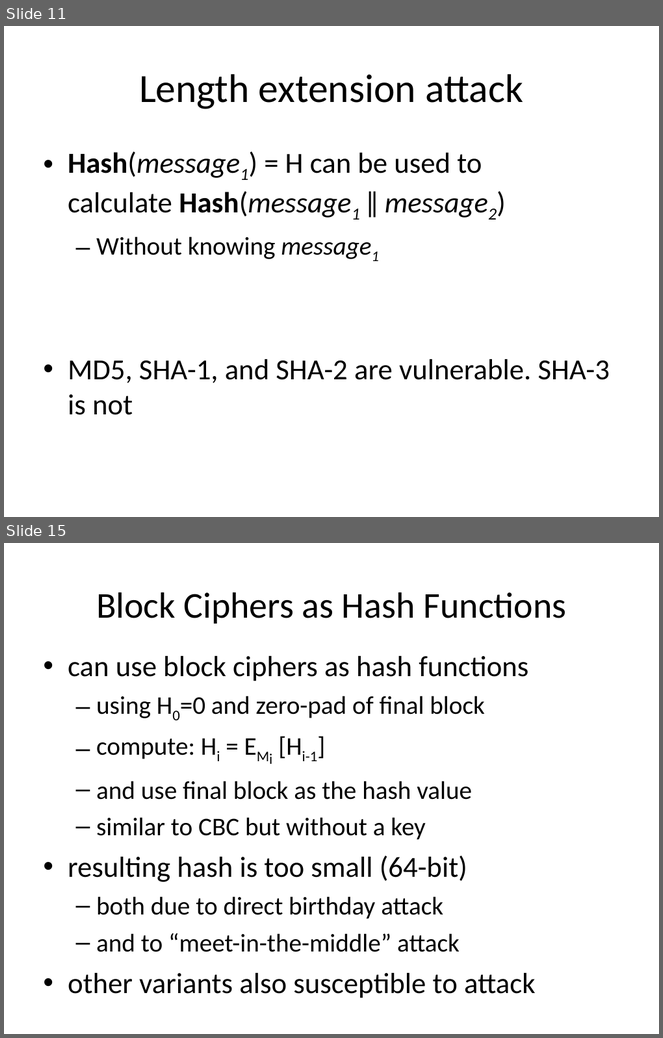
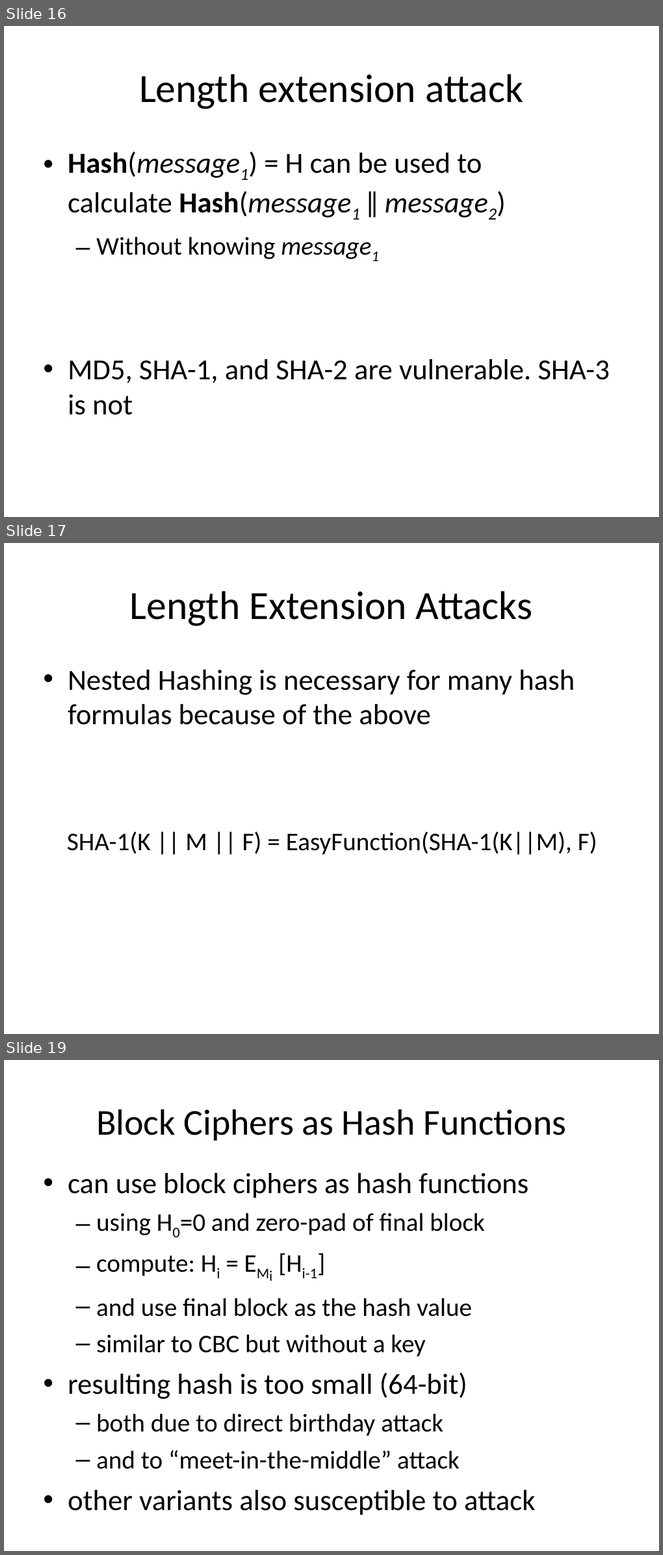
Before and after one commit to DeMaCS-UNICAL/NetworkSecurity, a slide deck: slides/ch11-Hash.Functions.ppt. Shown one above the other, each under a label of ours: slides 11 and 15 before the commit, slides 16, 17 and 19 after it; the slides between them are not shown. The pictures are 663x1038 and 663x1555 pixels, drawn with LibreOffice and Linux fonts; fonts in the diff are those of the drawing. Boxes give left, top, right and bottom in pixels: in the first picture for what was removed or moved away, otherwise in the second. Text is boxed around its words. In the diff, an @@ line names an element or a change of style, - is before the commit and + after.

```diff
--- a/slides/ch11-Hash.Functions.ppt
+++ b/slides/ch11-Hash.Functions.ppt
@@ slide 17 added at bbox=[4, 543, 659, 1034], background #FFFFFF @@
@@ title added at bbox=[130, 591, 532, 626], 44 pt, text #000000 @@
+Length Extension Attacks
@@ text added at bbox=[67, 670, 597, 855], 32 pt, text #000000 @@
+• Nested Hashing is necessary for many hash formulas because of the above
+SHA-1(K || M || F) = EasyFunction(SHA-1(K||M), F)
@@ what was slide 11 is now slide 16 @@
@@ what was slide 15 is now slide 19 @@
```
Also in this commit, not shown: 14 slides changed, 5 other slides added, 1 other file.
